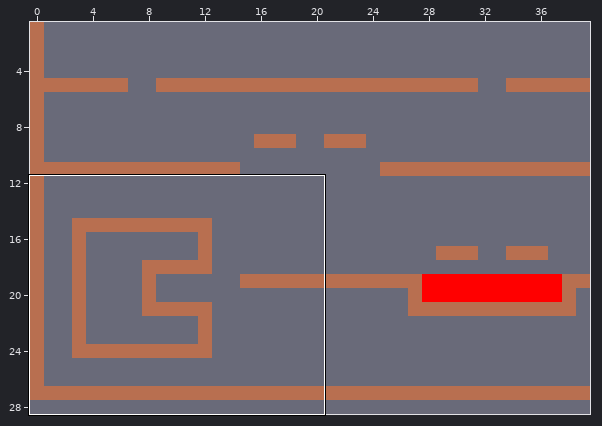
A LDtk project gets an edit: tilebuilding/pixeus.ldtk. Above: a wide view before the commit, with the close-up outlined.
Close-up. Old version:
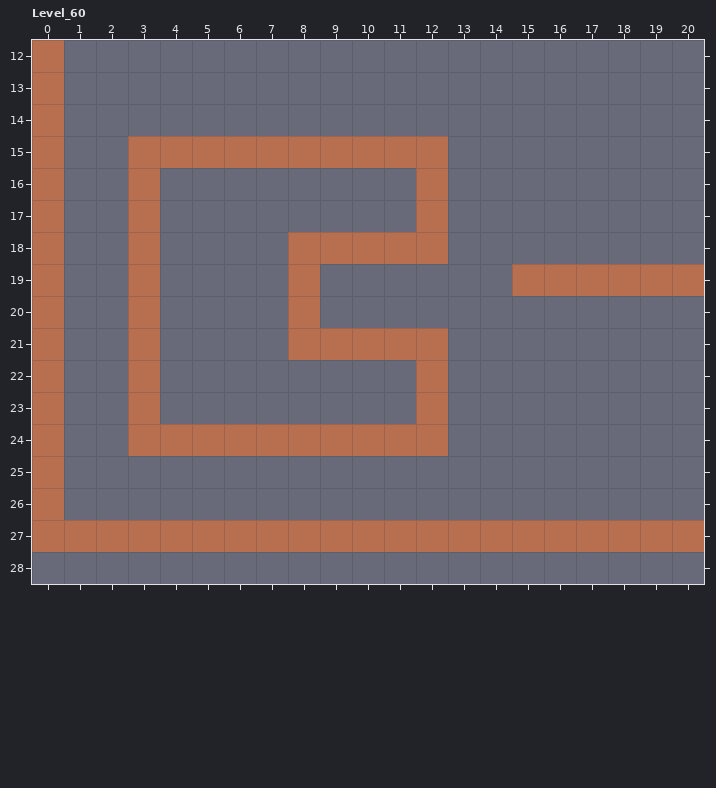
Cells are 16x16 px. Shown: Level_60 x 0..20, y 12..28. The commit also changed other parts of the map, which this record leaves out.
New version:
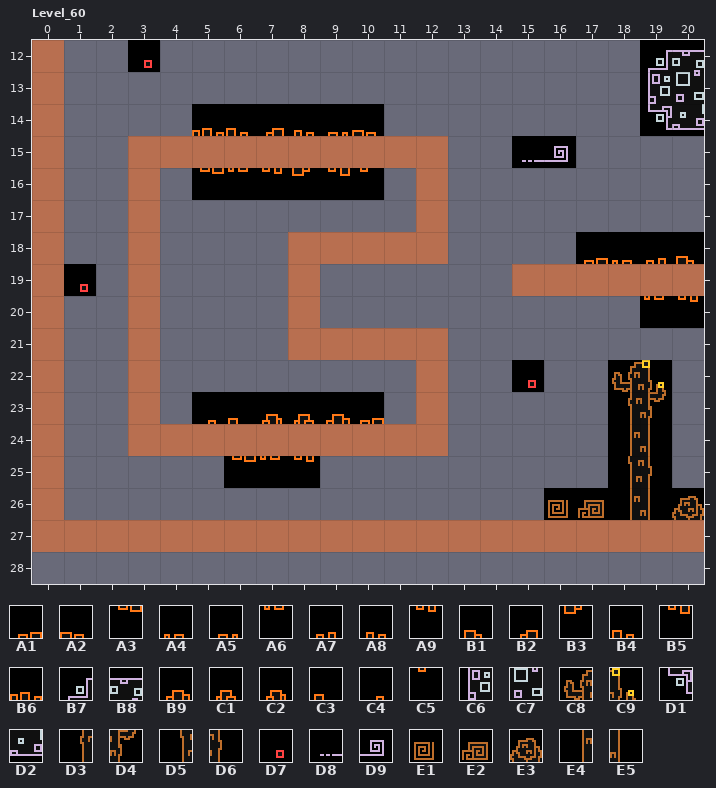
Key: from "Fire": A1 4, A2 4 flipped left-right, A3 4 flipped up-down, A4 5, A5 5 flipped left-right, A6 5 flipped up-down, A7 6, A8 6 flipped left-right, A9 6 flipped up-down, B1 7, B2 7 flipped left-right, B3 7 flipped up-down, B4 8 flipped left-right, B5 8 flipped up-down, B6 9 flipped left-right, B7 21, B8 22, B9 24 flipped left-right, C1 25 flipped left-right, C2 26 flipped left-right, C3 27 flipped left-right, C4 28 flipped left-right, C5 28 flipped up-down, C6 41, C7 42, C8 56, C9 57, D1 61, D2 62, D3 76, D4 77, D5 78, D6 79, D7 87, D8 103, D9 104, E1 133, E2 134, E3 136, E4 138, E5 139.
__ is an empty cell.
Changes in this commit:
{"where": "layer \"Tiles_Foreground\""}
{"y":14,"x":5,"old":"__ __ __ __ __ __","new":"B6 B4 B2 A8 A5 A2"}
{"y":16,"x":5,"old":"__ __ __ __ __ __","new":"A3 A6 A9 B3 B5 C5"}
{"y":18,"x":17,"old":"__ __ __ __","new":"A1 A4 A7 B1"}
{"y":20,"x":19,"old":"__ __","new":"A6 A9"}
{"y":22,"x":18,"old":"__ __","new":"C8 C9"}
{"y":23,"x":5,"old":"__ __ __ __ __ __","new":"C4 C3 C2 C1 B9 A1"}
{"y":23,"x":18,"old":"__ __","new":"D3 D4"}
{"y":24,"x":18,"old":"__ __","new":"E4 E5"}
{"y":25,"x":6,"old":"__ __ __","new":"A3 A6 A9"}
{"y":25,"x":18,"old":"__ __","new":"D5 D6"}
{"y":26,"x":18,"old":"__ __ __","new":"E4 E5 E3"}
{"where": "layer \"Tiles_Background\""}
{"y":12,"x":3,"old":"__","new":"D7"}
{"y":12,"x":19,"old":"__ __","new":"B7 B8"}
{"y":13,"x":19,"old":"__ __","new":"C6 C7"}
{"y":14,"x":19,"old":"__ __","new":"D1 D2"}
{"y":15,"x":15,"old":"__ __","new":"D8 D9"}
{"y":19,"x":1,"old":"__","new":"D7"}
{"y":22,"x":15,"old":"__","new":"D7"}
{"y":26,"x":16,"old":"__ __","new":"E1 E2"}
